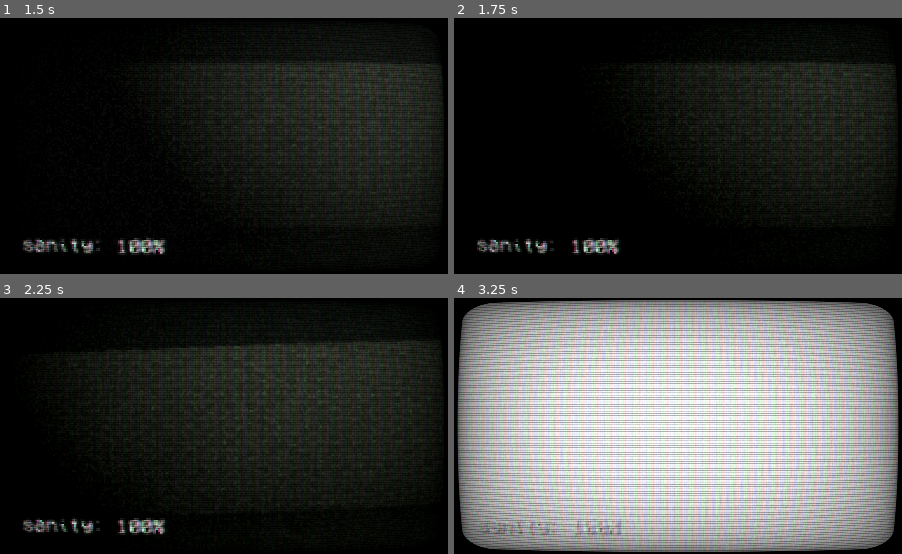
Above: before the commit, frames 1-4 (two rows, left to right).
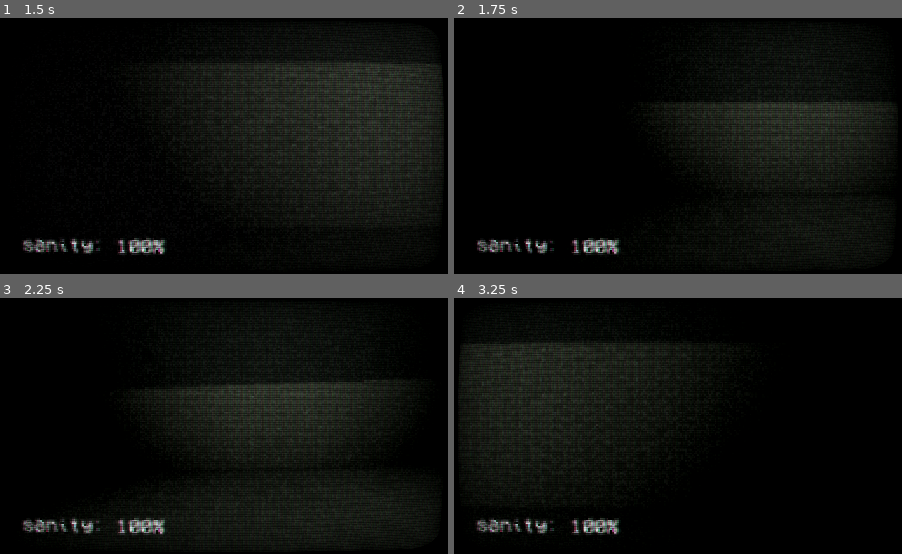
Above: after the commit, the same moments.

Repository: kiwijuice56/dungeon-crawler
Game: Godot game, scene res://main/main.tscn
Two runs of this game, one before a commit and one after it. Both use one fixed random seed, a clock stepped at 60 frames per second and the inputs below. A sky picture missing from this copy of the repository is replaced by a grey-blue gradient.
Inputs:
- Up to frame 1 (1.5 s): tap Enter (ui_accept) at 0.5, 0.77 s; hold D (right) 0.53-1.28 s; hold S (down) from 1.28 s (still down)
- Up to frame 2 (1.75 s): keep holding S (down); tap Enter (ui_accept) at 1.52 s
- Up to frame 3 (2.25 s): tap Enter (ui_accept) at 2 s; release S (down) at 2.03 s; hold D (right) from 2.03 s (still down)
- Up to frame 4 (3.25 s): release D (right) at 2.78 s; hold W (up) from 2.78 s (still down); tap Enter (ui_accept) at 3.02 s

Frame 1 is identical in both runs. In frame 2, 1.5% of the frame differs, in the area x 38-99%, y 17-88%; in frame 3, 11%; in frame 4, 95%, in the area x 0-100%, y 0-100%.

Commit message:
Polishing

Diff:
--- a/main/main.gd
+++ b/main/main.gd
@@ -15,7 +15,7 @@
 	room = new_room.instantiate()
 	add_child(room)
 	Ref.player.global_position = room.get_node("Origins").get_node(origin).global_position
-	Ref.player.global_rotation = room.get_node("Origins").get_node(origin).global_rotation
+	# Ref.player.global_rotation = room.get_node("Origins").get_node(origin).global_rotation
 	Ref.player.get_node("StepPlayer").stream = room.step_sound
 
 	await Ref.ui.trans_out()
--- a/main/player/player.gd
+++ b/main/player/player.gd
@@ -2,7 +2,7 @@
 extends Node3D
 
 var STEP: float = 1.0
-var TURN_SPEED: float = 0.32
+var TURN_SPEED: float = 0.24
 var MOVE_SPEED: float = 0.25
 var ROLL: float = 0.04
 
@@ -19,11 +19,6 @@
 var can_move: bool = true
 
 func _process(delta: float) -> void:
-	if not can_move:
-		return
-
-	%Camera3D.rotation.z = lerp(%Camera3D.rotation.z, roll, delta * 12)
-
 	for inp in INPUT:
 		var idx: int = input_queue.find(inp)
 		if Input.is_action_just_pressed(inp):
@@ -32,6 +27,11 @@
 			input_queue.append(inp)
 		if not Input.is_action_pressed(inp) and inp in input_queue:
 			input_queue.remove_at(idx)
+
+	if not can_move:
+		return
+
+	%Camera3D.rotation.z = lerp(%Camera3D.rotation.z, roll, delta * 12)
 
 	if is_instance_valid(tween):
 		return
--- a/main/player/player.tscn
+++ b/main/player/player.tscn
@@ -1,7 +1,8 @@
-[gd_scene load_steps=7 format=3 uid="uid://dos4ovvsfyhpv"]
+[gd_scene load_steps=8 format=3 uid="uid://dos4ovvsfyhpv"]
 
 [ext_resource type="Script" path="res://main/player/player.gd" id="1_blhgx"]
 [ext_resource type="AudioStream" uid="uid://divb6fnhskruu" path="res://main/player/step/solid_step.tres" id="2_itxht"]
+[ext_resource type="AudioStream" uid="uid://t08acs7xm4vi" path="res://main/player/teleport.ogg" id="3_7qfrp"]
 
 [sub_resource type="Animation" id="Animation_608c5"]
 length = 0.001
@@ -88,3 +89,6 @@
 [node name="CollisionShape3D" type="CollisionShape3D" parent="Area3D"]
 transform = Transform3D(1, 0, 0, 0, 1, 0, 0, 0, 1, 0, 0.408408, 0)
 shape = SubResource("CapsuleShape3D_p8gux")
+
+[node name="TeleportPlayer" type="AudioStreamPlayer" parent="."]
+stream = ExtResource("3_7qfrp")
--- a/main/room/baby_room/baby_room.tscn
+++ b/main/room/baby_room/baby_room.tscn
@@ -1,9 +1,10 @@
-[gd_scene load_steps=8 format=3 uid="uid://ddjwpaeghf6pt"]
+[gd_scene load_steps=9 format=3 uid="uid://ddjwpaeghf6pt"]
 
 [ext_resource type="PackedScene" uid="uid://b0fjkfub1d6ft" path="res://main/room/room.tscn" id="1_rrrl2"]
 [ext_resource type="MeshLibrary" uid="uid://br01bmrn8sn3p" path="res://main/room/grid_sets/toyblock/toyblock.tres" id="2_0ojty"]
 [ext_resource type="AudioStream" uid="uid://divb6fnhskruu" path="res://main/player/step/solid_step.tres" id="2_w8v7a"]
 [ext_resource type="Texture2D" uid="uid://bcxyqnv3eksiv" path="res://main/room/train_station/sky.jpg" id="2_ypdea"]
+[ext_resource type="AudioStream" uid="uid://b5lw3lmylkjgt" path="res://main/room/baby_room/passedthebar.ogg" id="5_xkuoh"]
 
 [sub_resource type="PanoramaSkyMaterial" id="PanoramaSkyMaterial_7640v"]
 resource_local_to_scene = false
@@ -40,3 +41,6 @@
 transform = Transform3D(1, 0, 0, 0, 0.707107, 0.707107, 0, -0.707107, 0.707107, 0, 1, 0)
 light_energy = 1.31
 light_angular_distance = 59.34
+
+[node name="MusicPlayer" parent="." index="6"]
+stream = ExtResource("5_xkuoh")
--- a/main/room/train_station/train_station.tscn
+++ b/main/room/train_station/train_station.tscn
@@ -188,6 +188,6 @@
 transform = Transform3D(1, 0, 0, 0, 1, 0, 0, 0, 1, -7.5, 2, 0.5)
 
 [node name="Teleporter" parent="Teleporters" index="0" instance=ExtResource("8_rpvcq")]
-transform = Transform3D(1, 0, 0, 0, 1, 0, 0, 0, 1, -4.5, 2.5, 0.5)
+transform = Transform3D(1, 0, 0, 0, 1, 0, 0, 0, 1, 22.5, 2.5, 0.5)
 target = ExtResource("9_athjp")
 origin = "Root"
--- a/main/teleporter/teleporter.gd
+++ b/main/teleporter/teleporter.gd
@@ -8,4 +8,5 @@
 	$Area3D.area_entered.connect(_on_player_entered)
 
 func _on_player_entered(area: Area3D) -> void:
+	Ref.player.get_node("TeleportPlayer").playing = true
 	Ref.main.load_room(target, origin)
Not shown, added: main/player/teleport.ogg.import
Not shown, added: main/room/baby_room/passedthebar.ogg.import
Not shown, added: main/player/teleport.ogg
Not shown, added: main/room/baby_room/passedthebar.ogg
